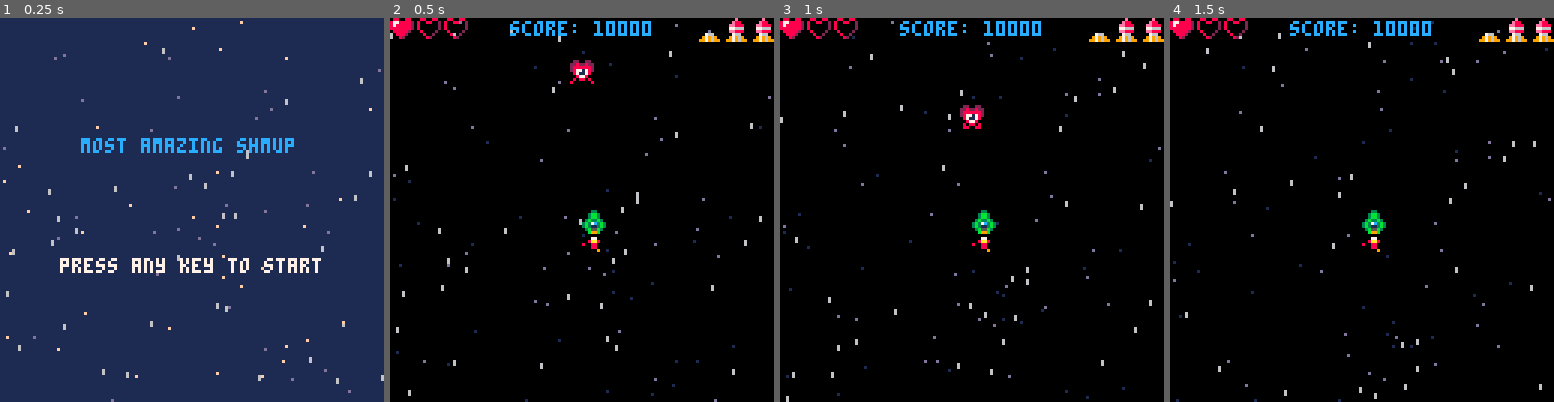
Above: before the commit, frames 1-4 (left to right).
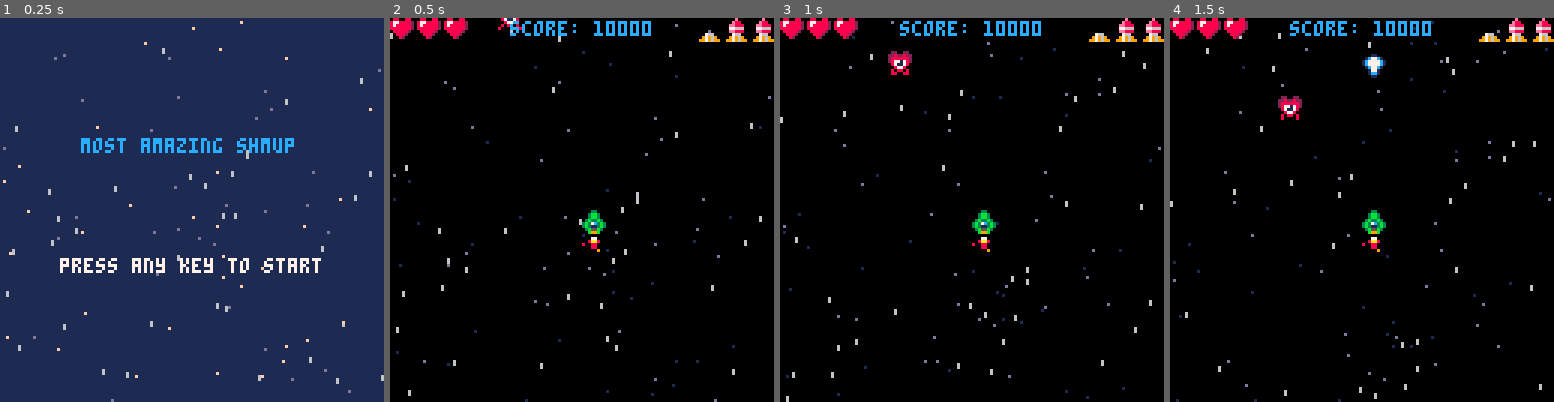
Above: after the commit, the same moments.

Repository: joaquimgamero/pico8-shmup
Game: PICO-8 cartridge shmup.p8
Same seed, same stepped clock (60 frames per second), same inputs: the game is played once before the commit and once after it.
Inputs:
- Up to frame 1 (0.25 s): no input
- Up to frame 2 (0.5 s): tap X (X key) at 0.33 s
- Up to frame 3 (1 s): tap O (Z key) at 0.7 s
- Up to frame 4 (1.5 s): tap X (X key) at 1.07 s

Frame 1 is identical in both runs. In frame 2, 0.6% of the frame differs, in the area x 7-54%, y 0-18%; in frame 3, 0.8%, in the area x 7-54%, y 0-29%; in frame 4, 0.8%.

Commit message:
feat: invulnerability + blink after being hit

Diff:
--- a/shmup.p8
+++ b/shmup.p8
@@ -1,7 +1,13 @@
 pico-8 cartridge // http://www.pico-8.com
 version 41
 __lua__
--- main
+--[[
+
+ todo:
+  - explosions
+  - impact fx
+
+--]]
 
 function _init()
  cls(0)
@@ -21,9 +27,11 @@
 
  mode='start'
  blink_time=1
+ t=0
 end
 
 function _update()
+ t+=1
  blink_time+=1
 
  if mode=='start' then
@@ -47,6 +55,7 @@
 
 function start_game()
  mode='game'
+ t=0
 
  -- sprites
  ship_spr = 3
@@ -65,17 +74,15 @@
  }
  bullets = {}
  muzzle = 0
+ invul=0
+
  enemies = {}
 
- add(enemies,{
-  x=60,
-  y=10,
-  spr_id=33,
- })
+ spawn_enemy()
 
  -- counters
  score = 10000
- lives = 1
+ lives = 3
  bombs = 2
 end
 
@@ -117,6 +124,7 @@
 
   if en.y>128 then
    del(enemies,en)
+   spawn_enemy()
   end
  end
 
@@ -127,17 +135,22 @@
 		  del(enemies,en)
 		  del(bullets,bul)
 		  sfx(2)
+		  spawn_enemy()
 		 end
 		end
  end
 
  -- collision ship x enemies
- for en in all(enemies) do
-  if collide(ship,en) then
-   lives-=1
-   sfx(1)
-   del(enemies,en)
-  end
+ if invul==0 then
+	 for en in all(enemies) do
+	  if collide(ship,en) then
+	   lives-=1
+	   sfx(1)
+	   invul=60
+	  end
+	 end
+ else
+  invul-=1
  end
 
  -- monitor lives
@@ -174,10 +187,16 @@
  render_starfield()
 
  -- render ship
- draw_sprite(ship)
-
- -- render thrust
- spr(thrust_spr,ship.x,ship.y+8)
+	if invul<=0 then
+	 draw_sprite(ship)
+	 spr(thrust_spr,ship.x,ship.y+8)
+ else
+  -- invulnerable
+	 if sin(t/5)<0.1 then
+	  draw_sprite(ship)
+	  spr(thrust_spr,ship.x,ship.y+8)
+	 end
+ end
 
  -- render bullets
  for bullet in all(bullets) do
@@ -430,6 +449,14 @@
  if b_left>a_right then return false end
 
  return true
+end
+
+function spawn_enemy()
+ add(enemies,{
+  x=rnd(120),
+  y=-8,
+  spr_id=33,
+ })
 end
 __gfx__
 00000000000030000003300000033000000330000003000000000000000000000000000000000000000000000880088008800880000000000000000000000000
Not shown, changed: the sound effects (__sfx__) section of shmup.p8
